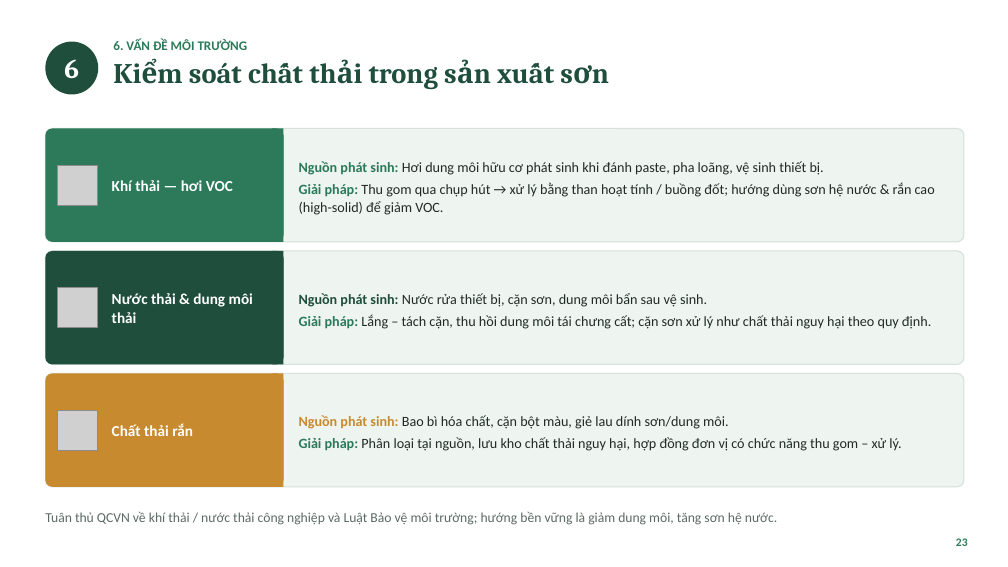
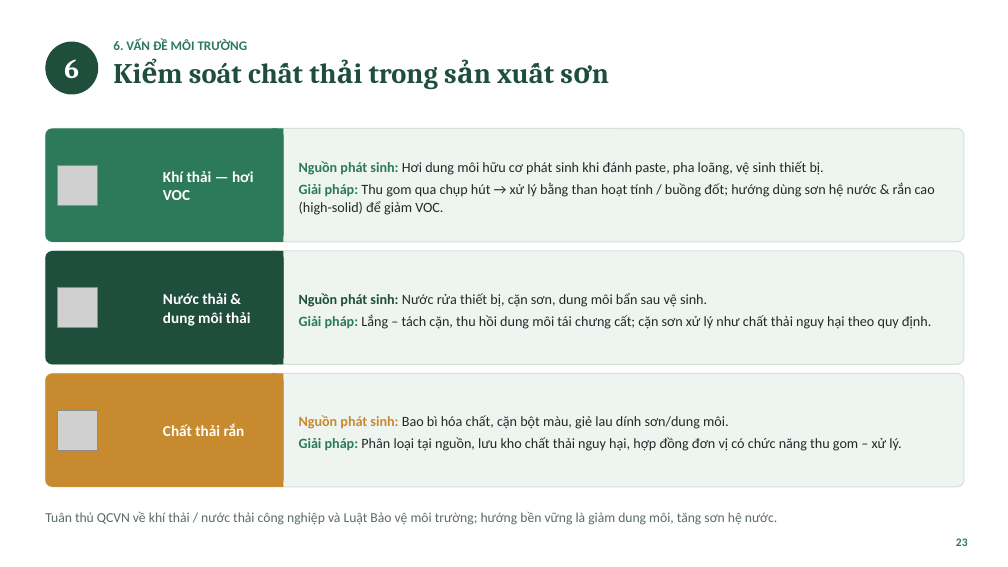
Before and after one commit to tranconcoder/pubic-resources, a slide deck: slide 23 of SuHeo/Báo cáo thực tập - Sơn Hải Vân.pptx. Drawn at 1008x567 pixels with LibreOffice and Linux fonts; fonts in the diff are those of the drawing; grey boxes stand for pictures. Boxes give left, top, right and bottom in pixels: in the first picture for what was removed or moved away, otherwise in the second. Text is boxed around its words. In the diff, an @@ line names an element or a change of style, - is before the commit and + after.

```diff
--- a/SuHeo/Báo cáo thực tập - Sơn Hải Vân.pptx
+++ b/SuHeo/Báo cáo thực tập - Sơn Hải Vân.pptx
@@ text "Khí thải — hơi VOC" rewrapped from (x1=112, y1=180, x2=233, y2=191) to (x1=163, y1=171, x2=254, y2=200) @@
@@ text "Nước thải & dung môi ..." rewrapped from (x1=112, y1=293, x2=253, y2=323) to (x1=163, y1=293, x2=251, y2=326) @@
@@ text "Chất thải rắn" moved from (x1=112, y1=423, x2=193, y2=436) to (x1=163, y1=423, x2=245, y2=436) @@
```
Also in this commit, not shown: 6 other slides changed, 1 other file.
